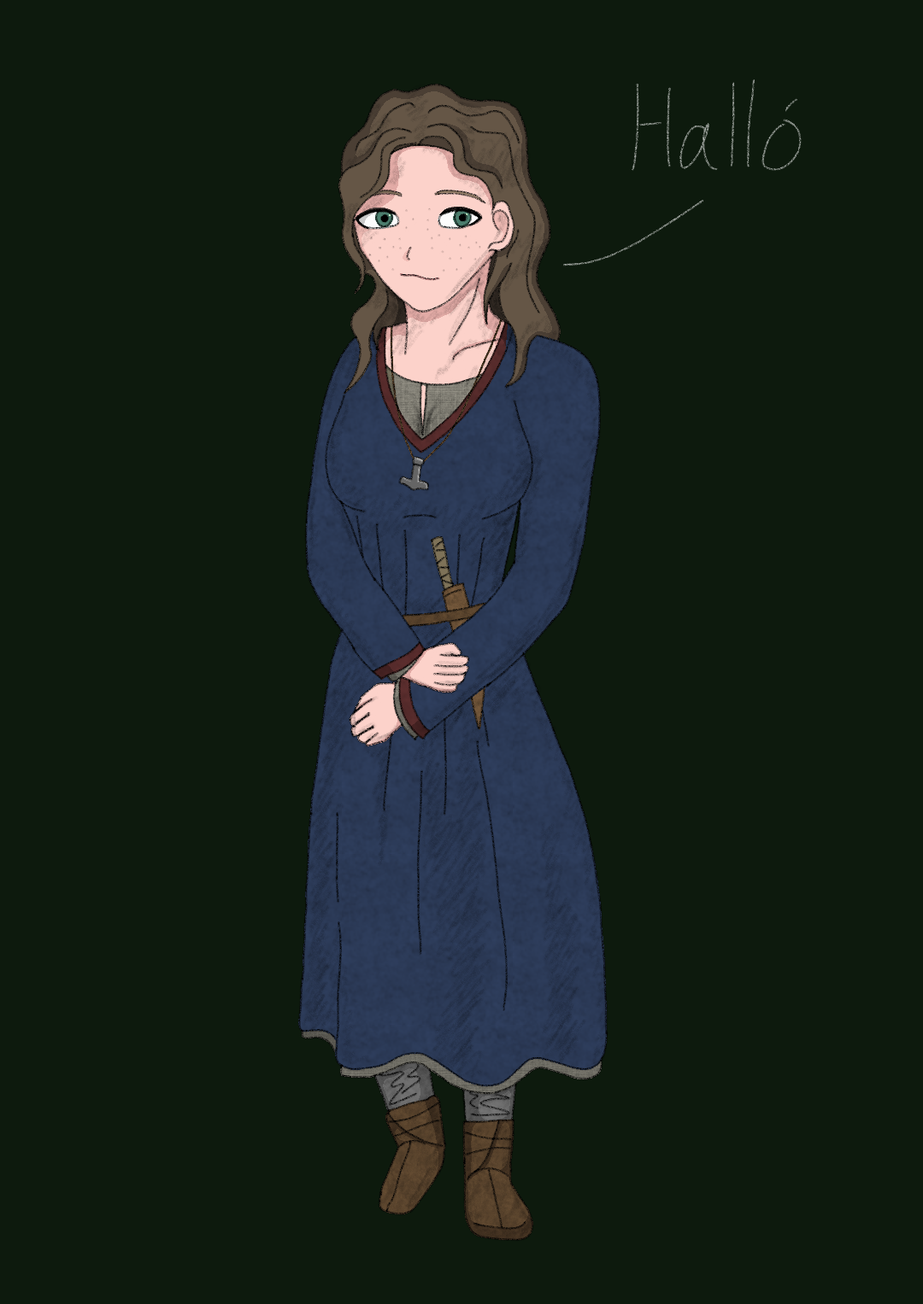
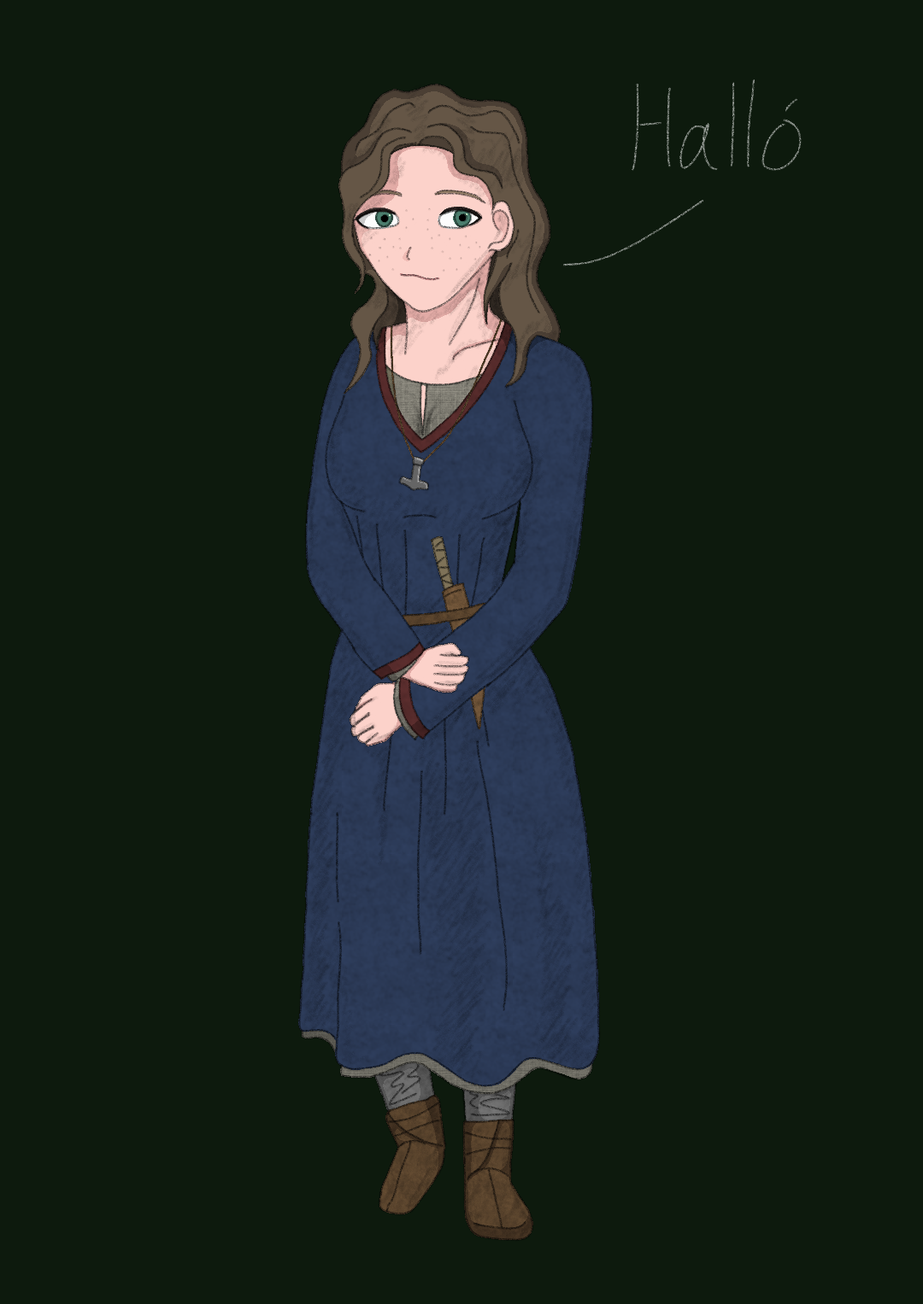
The second (923, 1304) image is a revision of the first. Changes to its layers:
painted on "texture" over [298, 339, 607, 1087]
painted on "color" over [492, 323, 607, 1087]
painted on "background" over [298, 83, 608, 1241]
